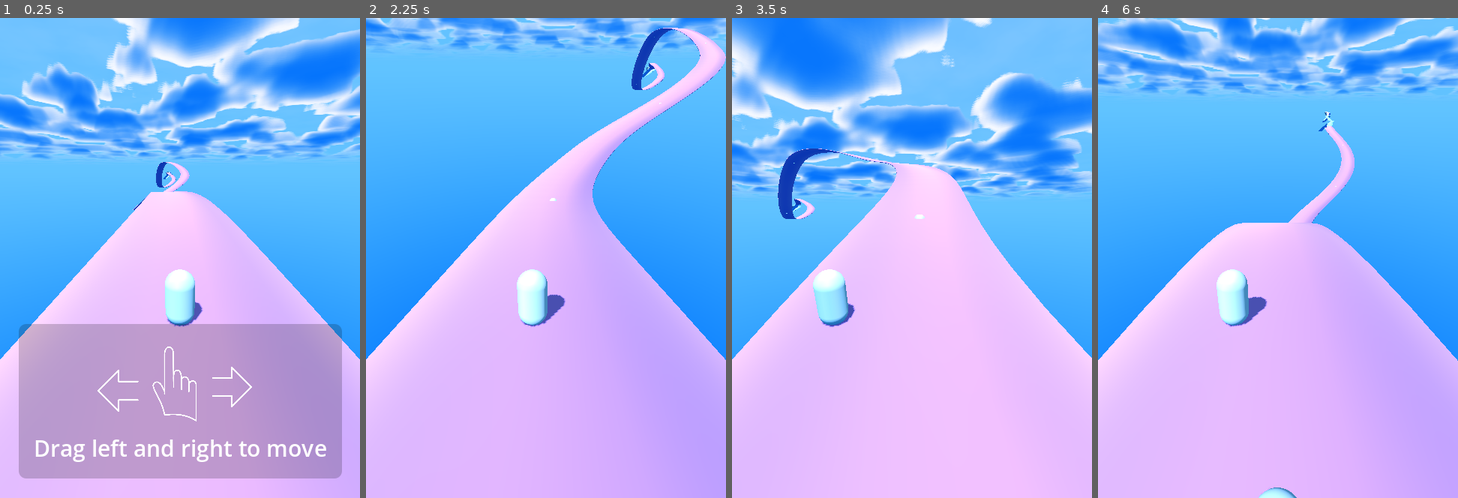
Above: before the commit, frames 1-4 (left to right).
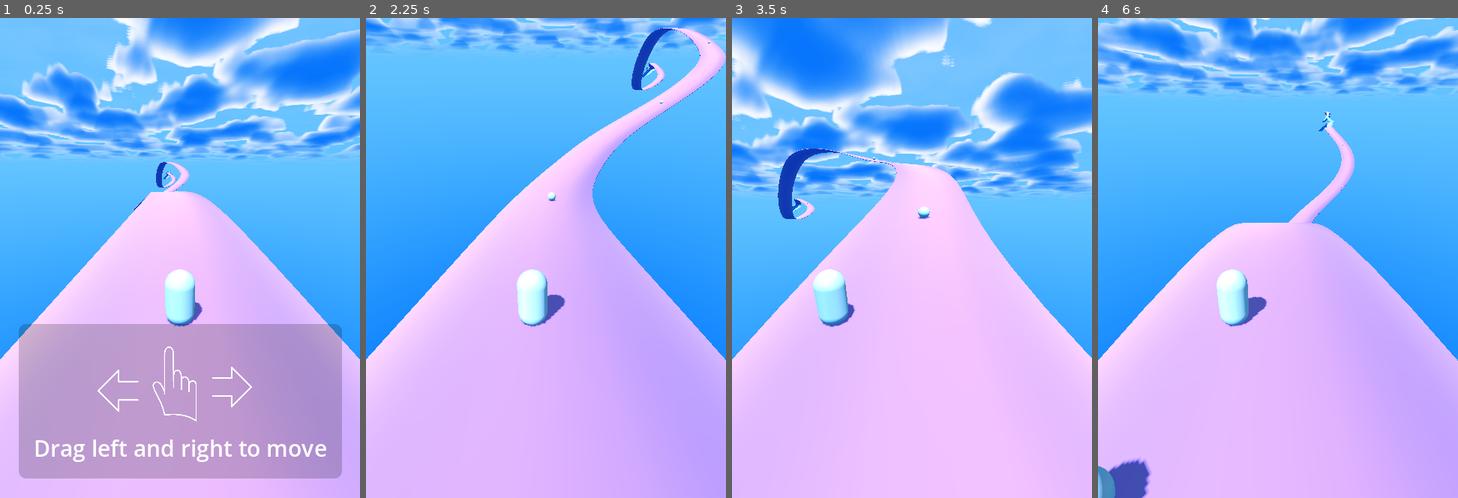
Above: after the commit, the same moments.

Repository: ludovancy/endless-roller
Game: Godot game, scene res://world.tscn
Two runs of this game, one before a commit and one after it. Both use one fixed random seed, a clock stepped at 60 frames per second and the inputs below.
Inputs (mouse positions are in pixels of both pictures, inside the frame that each line leads up to):
- Up to frame 1 (0.25 s): no input
- Up to frame 2 (2.25 s): tap Enter at 0.5 s; move the mouse to (625, 234) at 0.52 s; hold Right (ui_right) 0.53-1.25 s; click (625, 234) at 0.67 s; drag from (474, 282) to (528, 354) at 1.27 s; move the mouse to (582, 152) at 2.02 s; hold Right (ui_right) from 2.03 s (still down)
- Up to frame 3 (3.5 s): release Right (ui_right) at 2.75 s; drag from (894, 354) to (804, 186) at 2.77 s
- Up to frame 4 (6 s): move the mouse to (1386, 330) at 3.52 s; hold Left (ui_left) 3.53-4.25 s; drag from (1170, 186) to (1224, 138) at 4.27 s; move the mouse to (1296, 258) at 5.02 s; hold Down (ui_down) 5.03-5.75 s; click (1296, 258) at 5.17 s; drag from (1224, 138) to (1206, 282) at 5.77 s

The runs differ from the first frame. In frame 1, less than 0.1% of the frame differs, in the area x 46-52%, y 31-37%; in frame 2, less than 0.1%; in frame 3, less than 0.1%; in frame 4, 1.2%, in the area x 0-69%, y 22-100%.

Commit message:
Add random coin translation

Diff:
--- a/coin.tscn
+++ b/coin.tscn
@@ -1,8 +1,21 @@
-[gd_scene load_steps=2 format=3 uid="uid://cw8nqv8o0etuq"]
+[gd_scene load_steps=4 format=3 uid="uid://cw8nqv8o0etuq"]
+
+[ext_resource type="Script" path="res://src/coin.gd" id="1_6b3n5"]
 
 [sub_resource type="SphereMesh" id="SphereMesh_4hvqw"]
 
+[sub_resource type="SphereShape3D" id="SphereShape3D_rbgel"]
+radius = 0.7
+
 [node name="Coin" type="Node3D"]
+script = ExtResource("1_6b3n5")
 
-[node name="MeshInstance3D" type="MeshInstance3D" parent="."]
+[node name="Base" type="Area3D" parent="."]
+transform = Transform3D(1, 0, 0, 0, 1, 0, 0, 0, 1, 0, 0.690753, 0)
+
+[node name="MeshInstance3D" type="MeshInstance3D" parent="Base"]
 mesh = SubResource("SphereMesh_4hvqw")
+skeleton = NodePath("../..")
+
+[node name="CollisionPolygon3D" type="CollisionShape3D" parent="Base"]
+shape = SubResource("SphereShape3D_rbgel")
--- /dev/null
+++ b/src/coin.gd
@@ -0,0 +1,8 @@
+extends Node3D
+@onready var base: Area3D = $Base
+
+@export var width = 8.0
+
+# Called when the node enters the scene tree for the first time.
+func _ready() -> void:
+	base.position.x = randf_range(-width / 2, width / 2)
